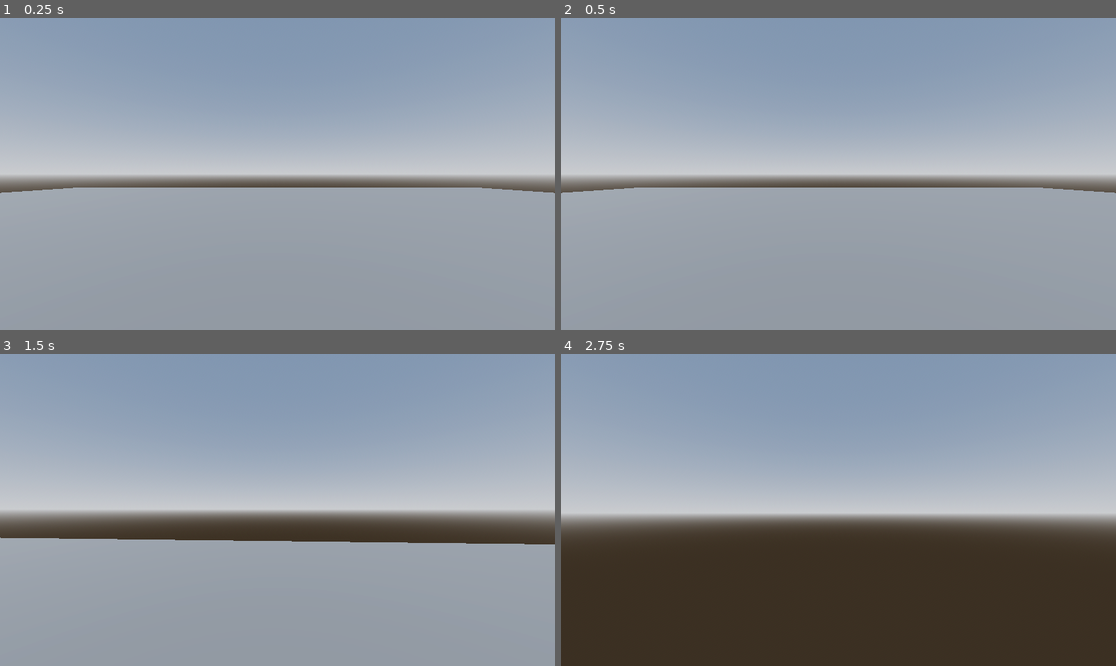
Above: before the commit, frames 1-4 (two rows, left to right).
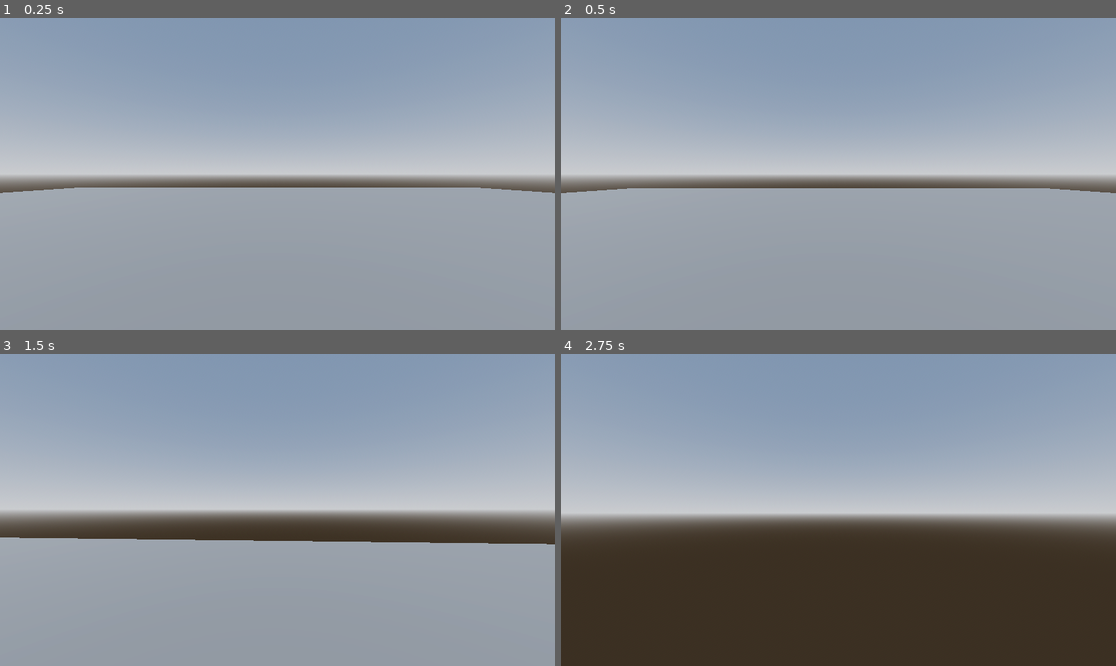
Above: after the commit, the same moments.

Repository: DrOtter3000/tinyworld
Game: Godot game, scene res://Environment/level.tscn
The game is run twice, just before and just after one commit, with the same random seed, the same clock (stepped at 60 frames per second) and the same inputs.
Inputs (mouse positions are in pixels of both pictures, inside the frame that each line leads up to):
- Up to frame 1 (0.25 s): no input
- Up to frame 2 (0.5 s): no input
- Up to frame 3 (1.5 s): tap Enter at 0.5 s; move the mouse to (305, 510) at 0.52 s; hold W (move_forward) from 0.53 s (still down); move the mouse to (249, 510) at 1.27 s
- Up to frame 4 (2.75 s): keep holding W (move_forward); move the mouse to (849, 503) at 2.02 s

The runs differ from the first frame. In frame 1, less than 0.1% of the frame differs, in the area x 0-100%, y 54-57%; in frame 2, 0.2%; in frame 3, less than 0.1%; in frame 4, nothing differs.

Commit message:
add cambob

Diff:
--- a/Characters/player.gd
+++ b/Characters/player.gd
@@ -1,18 +1,25 @@
 extends CharacterBody3D
 
 @onready var camera_3d: Camera3D = $Camera3D
+@onready var camera_position: Vector3 = camera_3d.position
 @export var mouse_sensetivity := .075
 @export var speed := 15
 
+
+var _delta := 0.0
+var direction := Vector3.ZERO
+@export var cambob_speed := 5.0
+@export var cambob_speed_in_no_motion := cambob_speed/5
+@export var cambob_area := .25
+@export var cambob_area_in_no_motion = cambob_area/2
 
 func _ready() -> void:
 	Input.set_mouse_mode(Input.MOUSE_MODE_CAPTURED)
 
 
-func _process(delta: float) -> void:
+func _physics_process(delta: float) -> void:
 	var input_dir := Input.get_vector("move_left", "move_right", "move_forward", "move_back")
-	var direction := (transform.basis * Vector3(input_dir.x, 0, input_dir.y)).normalized()
-
+	direction = (transform.basis * Vector3(input_dir.x, 0, input_dir.y)).normalized()
 	if direction:
 		velocity.x = direction.x * speed
 		velocity.z = direction.z * speed
@@ -23,8 +30,27 @@
 	move_and_slide()
 
 
+func _process(delta: float) -> void:
+	cam_bob(delta)
+
+
 func _input(event: InputEvent) -> void:
 	if event is InputEventMouseMotion:
 		rotate_y(deg_to_rad(-event.relative.x * mouse_sensetivity))
 		camera_3d.rotate_x(deg_to_rad(-event.relative.y * mouse_sensetivity))
 		camera_3d.rotation.x = clamp(camera_3d.rotation.x, deg_to_rad(-85), deg_to_rad(85))
+
+
+func cam_bob(delta: float) -> void:
+	_delta += delta
+
+	var cam_bob
+	var cambob_cam
+	if direction != Vector3.ZERO:
+		cam_bob = floor(abs(direction.z) + abs(direction.x)) * _delta * cambob_speed
+		cambob_cam = camera_position + Vector3.UP * sin(cam_bob) * cambob_area
+	else:
+		cam_bob = floor(abs(1) + abs(1)) * _delta * cambob_speed_in_no_motion
+		cambob_cam = camera_position + Vector3.UP * sin(cam_bob) * cambob_area_in_no_motion
+
+	camera_3d.position = camera_3d.position.lerp(cambob_cam, delta)
--- a/Characters/player.tscn
+++ b/Characters/player.tscn
@@ -13,6 +13,7 @@
 
 [node name="MeshInstance3D" type="MeshInstance3D" parent="."]
 transform = Transform3D(1, 0, 0, 0, 1, 0, 0, 0, 1, 0, 1, 0)
+visible = false
 cast_shadow = 0
 mesh = SubResource("CapsuleMesh_fplrd")
 
